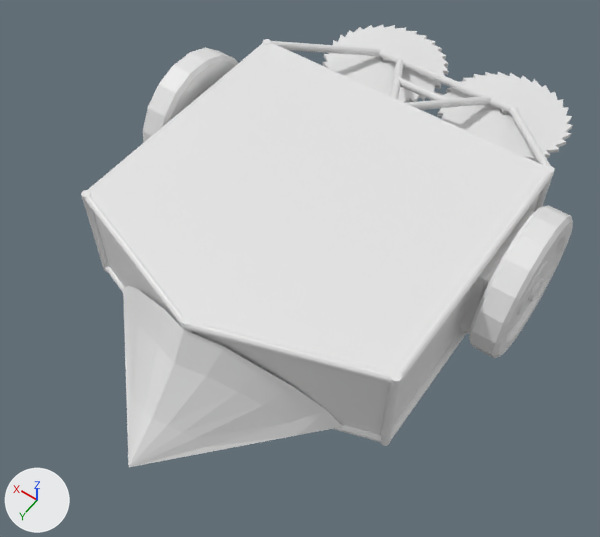
A saved change to the Blender file Assets/Art/Blender/BugBot.blend.
The view is the same before and after, from a 50 mm camera at (-5.41, 8.67, 11.15) aimed at (-0.06, 1.19, -0.61). Arrows for +X, +Y and +Z are at lower left; the lights stay in place.

In view in the first picture: 'Body rear left', 'Body rear right', 'Body side left', 'Body top', 'Body wheel attachment left', 'Cone', 'Frame', 'Saw blade left', 'Saw blade right', 'Weapon frame', 'Wheel left', 'Wheel right'.
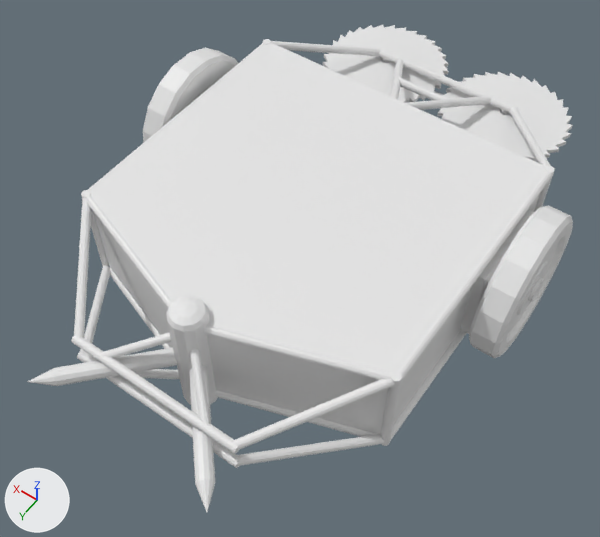
Pixel boxes [x1, y1, x2, y2] of what changed, in the pictures (600 x 537 px):
```json
{"object": "Cone", "change": "deleted", "before": [123, 286, 343, 467]}
{"object": "Rear frame", "change": "added", "after": [71, 198, 395, 468]}
{"object": "Sphere", "change": "added", "after": [166, 296, 218, 405]}
{"object": "Spike right", "change": "added", "after": [28, 347, 177, 386]}
{"object": "Spike left", "change": "added", "after": [189, 365, 216, 512]}
```

The change, as JSON lines over the scene's bpy script:
```json
{"op": "add", "block": "me_sphere", "code": ["me_sphere = bpy.data.meshes.new('Sphere')", "me_sphere.from_pydata(...)  # 86 vertices, 96 faces; spans x -1.58..1.58, y -11.47..-8.32, z -6.42..6.42"]}
{"op": "add", "block": "me_cylinder_003", "code": ["me_cylinder_003 = bpy.data.meshes.new('Cylinder.003')", "me_cylinder_003.from_pydata(...)  # 144 vertices, 84 faces; spans x 0.0..3.07, y -1.36..0.67, z -1.68..0.31"]}
{"op": "add", "block": "me_cone_001", "code": ["me_cone_001 = bpy.data.meshes.new('Cone.001')", "me_cone_001.from_pydata(...)  # 25 vertices, 25 faces; spans x -12.49..-0.1, y -1.0..1.0, z -5.77..2.97"]}
{"op": "add", "block": "me_cone_002", "code": ["me_cone_002 = bpy.data.meshes.new('Cone.002')", "me_cone_002.from_pydata(...)  # 25 vertices, 25 faces; spans x 0.1..12.49, y -1.0..1.0, z -5.77..2.97"]}
{"op": "remove", "block": "ob_cone", "code": ["ob_cone = bpy.data.objects.new('Cone', me_cone)", "ob_cone.location = (0.0, 4.72, 0.0)", "ob_cone.rotation_euler = (-1.571, 0.0, 0.0)  # degrees (-90, 0, 0)", "_m = ob_cone.modifiers.new('Mirror', 'MIRROR')", "_m.use_clip = True"]}
{"op": "add", "block": "ob_sphere", "code": ["ob_sphere = bpy.data.objects.new('Sphere', me_sphere)", "ob_sphere.location = (0.0, 5.92, 0.0)", "ob_sphere.scale = (0.2, 0.2, 0.2)"]}
{"op": "add", "block": "ob_rear_frame", "code": ["ob_rear_frame = bpy.data.objects.new('Rear frame', me_cylinder_003)", "ob_rear_frame.location = (0.0, 4.31, 0.69)", "_m = ob_rear_frame.modifiers.new('Mirror', 'MIRROR')", "_m.use_clip = True"]}
{"op": "add", "block": "ob_spike_left", "code": ["ob_spike_left = bpy.data.objects.new('Spike left', me_cone_001)", "ob_spike_left.location = (0.0, 5.17, 0.0)", "ob_spike_left.rotation_euler = (-1.571, 0.0, 0.0)  # degrees (-90, 0, 0)", "ob_spike_left.scale = (0.143, 0.143, 0.217)"]}
{"op": "add", "block": "ob_spike_right", "code": ["ob_spike_right = bpy.data.objects.new('Spike right', me_cone_002)", "ob_spike_right.location = (0.0, 5.17, 0.0)", "ob_spike_right.rotation_euler = (-1.571, 0.0, 0.0)  # degrees (-90, 0, 0)", "ob_spike_right.scale = (0.143, 0.143, 0.217)"]}
```
